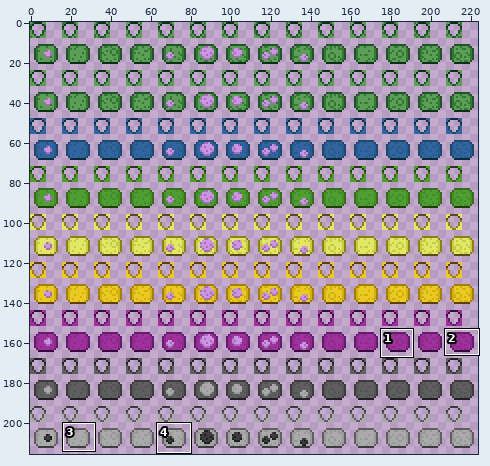
Sprite sheet, stored at tiles/materials/v-toxicfungus.png. The picture above shows the old version from afar; the outline marks the close-up.
Close-up. Old version:
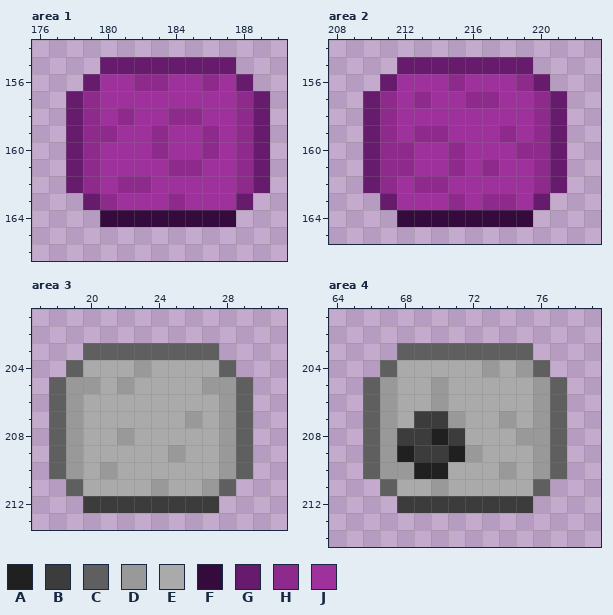
The file is 224x216 pixels. Colours within 5 levels of each other are drawn and written as one. Shown: area 1: x 176..190, y 154..166; area 2: x 208..223, y 154..165; area 3: x 17..31, y 201..213; area 4: x 64..79, y 201..214. The commit also changed other parts of the picture, which this record leaves out.
Palette (. is transparent): A #202020  B #3c3c3c  C #5f5f5f  D #999999  E #aaaaaa  F #340b3c  G #661b6d  H #8e2a8c  J #9f319d
New version:
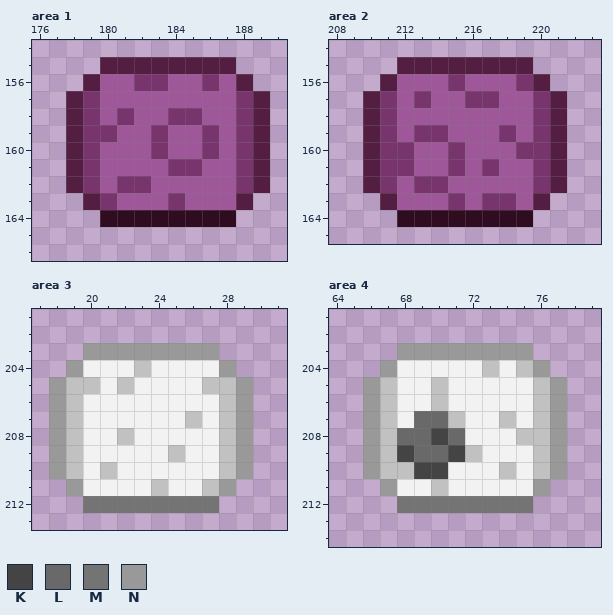
Colours new in this view: K #444444  L #696969  M #747474  N #999999
Diff:
{"colour":"D","old":"#999999","new":"#c1c1c1"}
{"colour":"E","old":"#aaaaaa","new":"#f2f2f2"}
{"colour":"F","old":"#340b3c","new":"#300c20"}
{"colour":"G","old":"#661b6d","new":"#541e42"}
{"colour":"H","old":"#8e2a8c","new":"#78346d"}
{"colour":"J","old":"#9f319d","new":"#9e5799"}
{"where": "area 3"}
{"y":203,"x":20,"old":"CCCCCCCC","new":"NNNNNNNN"}
{"y":204,"x":19,"old":"C","new":"N"}
{"y":204,"x":28,"old":"C","new":"N"}
{"y":205,"x":18,"old":"C","new":"N"}
{"y":205,"x":29,"old":"C","new":"N"}
{"y":206,"x":18,"old":"C","new":"N"}
{"y":206,"x":29,"old":"C","new":"N"}
{"y":207,"x":18,"old":"C","new":"N"}
{"y":207,"x":29,"old":"C","new":"N"}
{"y":208,"x":18,"old":"C","new":"N"}
{"y":208,"x":29,"old":"C","new":"N"}
{"y":209,"x":18,"old":"C","new":"N"}
{"y":209,"x":29,"old":"C","new":"N"}
{"y":210,"x":18,"old":"C","new":"N"}
{"y":210,"x":29,"old":"C","new":"N"}
{"y":211,"x":19,"old":"C","new":"N"}
{"y":211,"x":28,"old":"C","new":"N"}
{"y":212,"x":20,"old":"BBBBBBBB","new":"MMMMMMMM"}
{"where": "area 4"}
{"y":203,"x":68,"old":"CCCCCCCC","new":"NNNNNNNN"}
{"y":204,"x":67,"old":"C","new":"N"}
{"y":204,"x":76,"old":"C","new":"N"}
{"y":205,"x":66,"old":"C","new":"N"}
{"y":205,"x":77,"old":"C","new":"N"}
{"y":206,"x":66,"old":"C","new":"N"}
{"y":206,"x":77,"old":"C","new":"N"}
{"y":207,"x":66,"old":"C","new":"N"}
{"y":207,"x":69,"old":"BB","new":"LL"}
{"y":207,"x":77,"old":"C","new":"N"}
{"y":208,"x":66,"old":"C","new":"N"}
{"y":208,"x":68,"old":"BBAB","new":"LLKL"}
{"y":208,"x":77,"old":"C","new":"N"}
{"y":209,"x":66,"old":"C","new":"N"}
{"y":209,"x":68,"old":"ABBA","new":"KLLK"}
{"y":209,"x":77,"old":"C","new":"N"}
{"y":210,"x":66,"old":"C","new":"N"}
{"y":210,"x":69,"old":"AA","new":"KK"}
{"y":210,"x":77,"old":"C","new":"N"}
{"y":211,"x":67,"old":"C","new":"N"}
{"y":211,"x":76,"old":"C","new":"N"}
{"y":212,"x":68,"old":"BBBBBBBB","new":"MMMMMMMM"}
{"label":"changed","picture_box":[66,57,270,227]}
{"label":"changed","picture_box":[363,57,567,227]}
{"label":"changed","picture_box":[49,343,253,513]}
{"label":"changed","picture_box":[363,343,567,513]}
